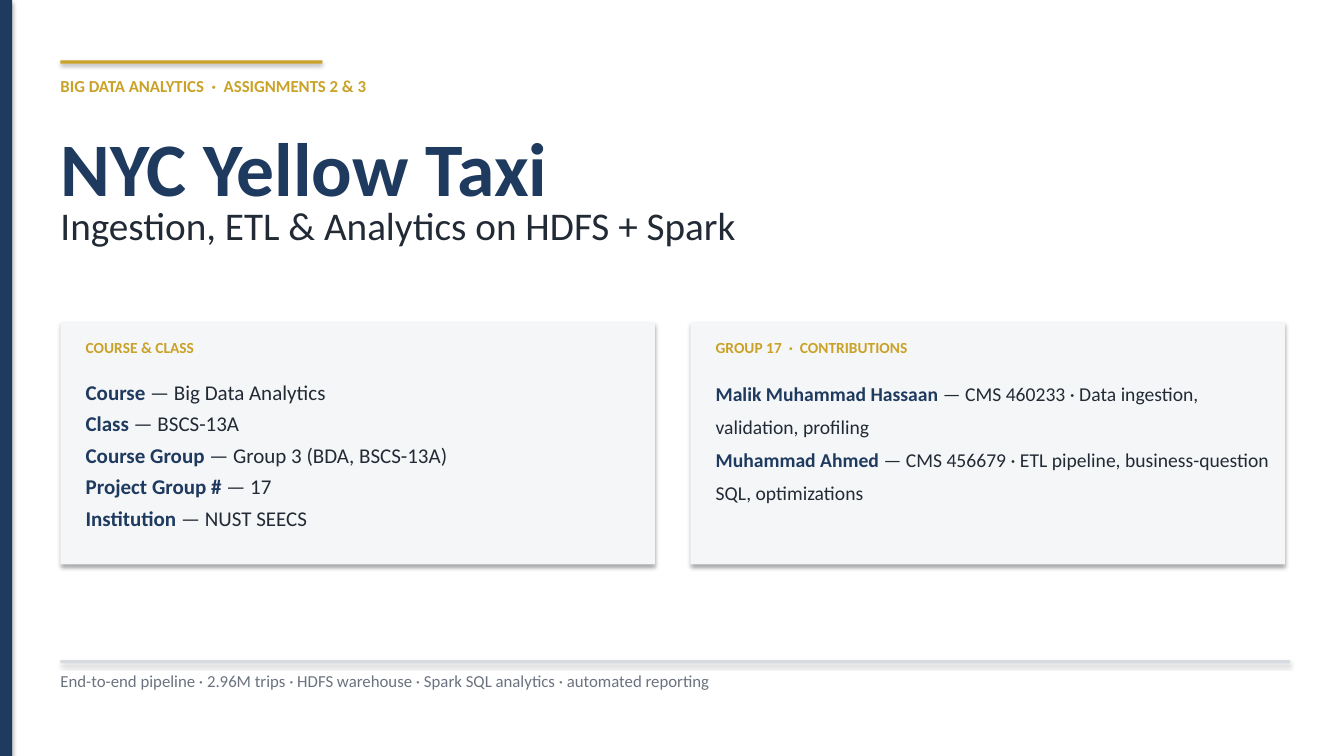
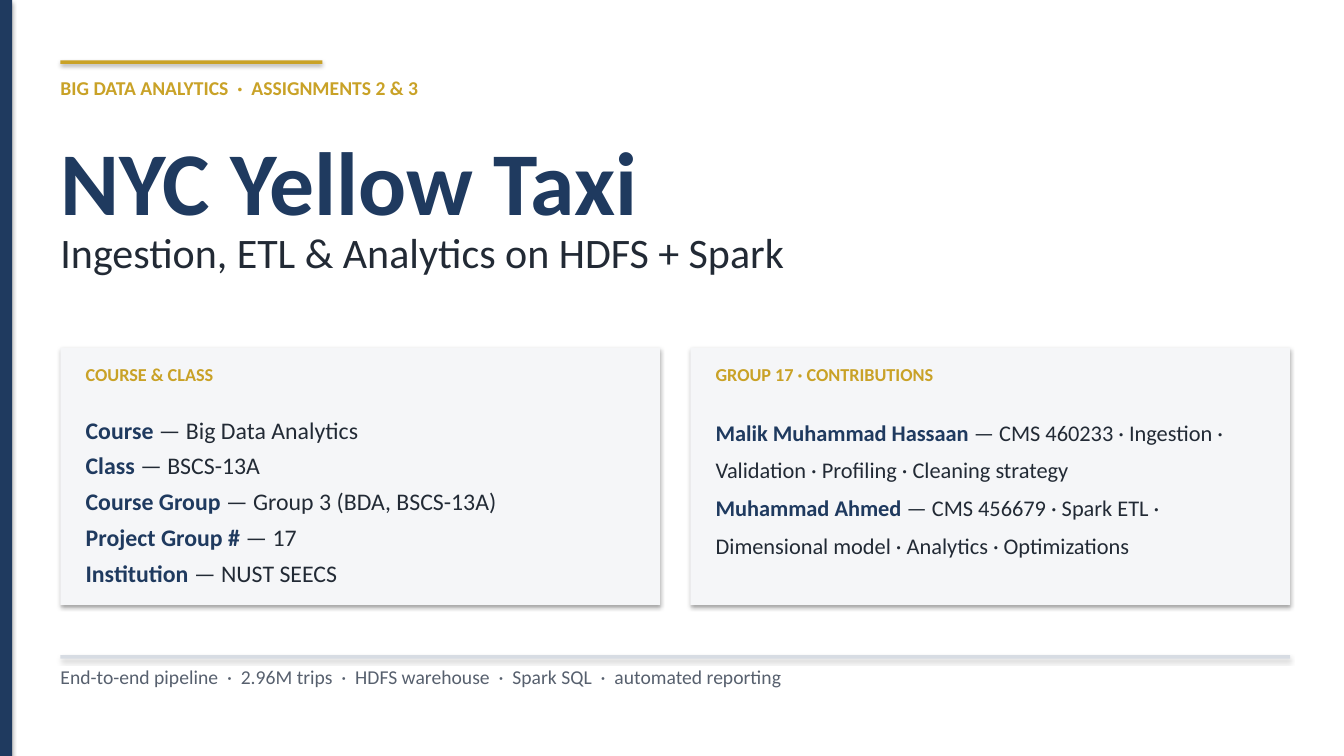
Before and after one commit to hassaanawan48/NYC-Taxi-Ingestion-Pipeline, a slide deck: slide 1 of NYC_Taxi_BDA_Presentation.pptx. Drawn at 1344x756 pixels with LibreOffice and Linux fonts; fonts in the diff are those of the drawing. Boxes give left, top, right and bottom in pixels: in the first picture for what was removed or moved away, otherwise in the second. Text is boxed around its words. In the diff, an @@ line names an element or a change of style, - is before the commit and + after.

```diff
--- a/NYC_Taxi_BDA_Presentation.pptx
+++ b/NYC_Taxi_BDA_Presentation.pptx
@@ text "BIG DATA ANALYTICS · ASSIGNMENTS ..." at [60, 82, 418, 95]: size 12 to 14 pt @@
@@ text "NYC Yellow Taxi" at [60, 152, 637, 216]: size 54 to 64 pt @@
@@ text "Ingestion, ETL & Analytics on ...": place and size @@
-text "Ingestion, ETL & Analytics on ..." at [60, 212, 736, 247]
+text "Ingestion, ETL & Analytics on ..." at [60, 239, 784, 276]
@@ text "Ingestion, ETL & Analytics on ..." at [60, 239, 784, 276]: size 28 to 30 pt @@
@@ rectangle: place and size @@
-rectangle at [60, 323, 655, 565]
+rectangle at [60, 348, 660, 605]
@@ rectangle: place and size @@
-rectangle at [691, 323, 1286, 565]
+rectangle at [691, 348, 1291, 605]
@@ text "COURSE & CLASS": place and size @@
-text "COURSE & CLASS" at [86, 343, 194, 353]
+text "COURSE & CLASS" at [86, 369, 213, 381]
@@ text "COURSE & CLASS" at [86, 369, 213, 381]: size 11 to 13 pt @@
@@ text "GROUP 17 · CONTRIBUTIONS" at [716, 369, 933, 381]: size 11 to 13 pt @@
@@ text "GROUP 17 · CONTRIBUTIONS": place and size @@
-text "GROUP 17 · CONTRIBUTIONS" at [716, 343, 907, 353]
+text "GROUP 17 · CONTRIBUTIONS" at [716, 369, 933, 381]
@@ text "Course — Big Data Analytics": place and size @@
-text "Course — Big Data Analytics" at [86, 385, 447, 526]
+text "Course — Big Data Analytics" at [86, 422, 496, 582]
@@ text "Course — Big Data Analytics" at [86, 422, 496, 582]: size 15 to 17 pt @@
@@ text at [716, 425, 1212, 558]: text changed; size 14 to 16 pt @@
-Malik Muhammad Hassaan — CMS 460233 · Data ingestion, validation, profiling
-Muhammad Ahmed — CMS 456679 · ETL pipeline, business-question SQL, optimizations
+Malik Muhammad Hassaan — CMS 460233 · Ingestion · Validation · Profiling · Cleaning strategy
+Muhammad Ahmed — CMS 456679 · Spark ETL · Dimensional model · Analytics · Optimizations
@@ rectangle: place and size @@
-rectangle at [60, 660, 1291, 663]
+rectangle at [60, 655, 1291, 658]
@@ text at [60, 670, 781, 688]: text changed; size 12 to 14 pt; text colour #6B7380 to #57606E @@
-End-to-end pipeline · 2.96M trips · HDFS warehouse · Spark SQL analytics · automated reporting
+End-to-end pipeline · 2.96M trips · HDFS warehouse · Spark SQL · automated reporting
```
Also in this commit, not shown: 10 other slides changed, 3 other files.
